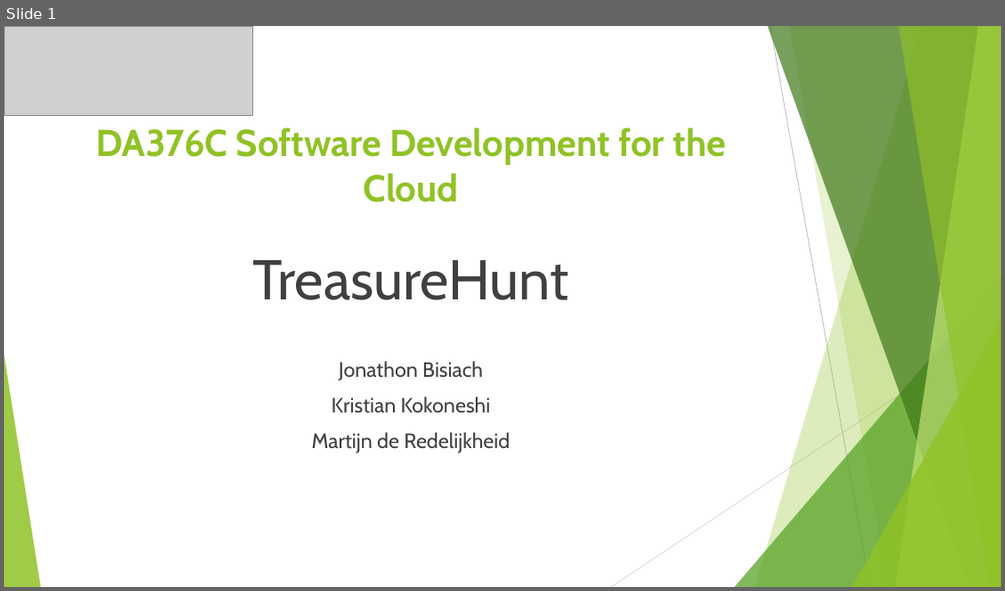
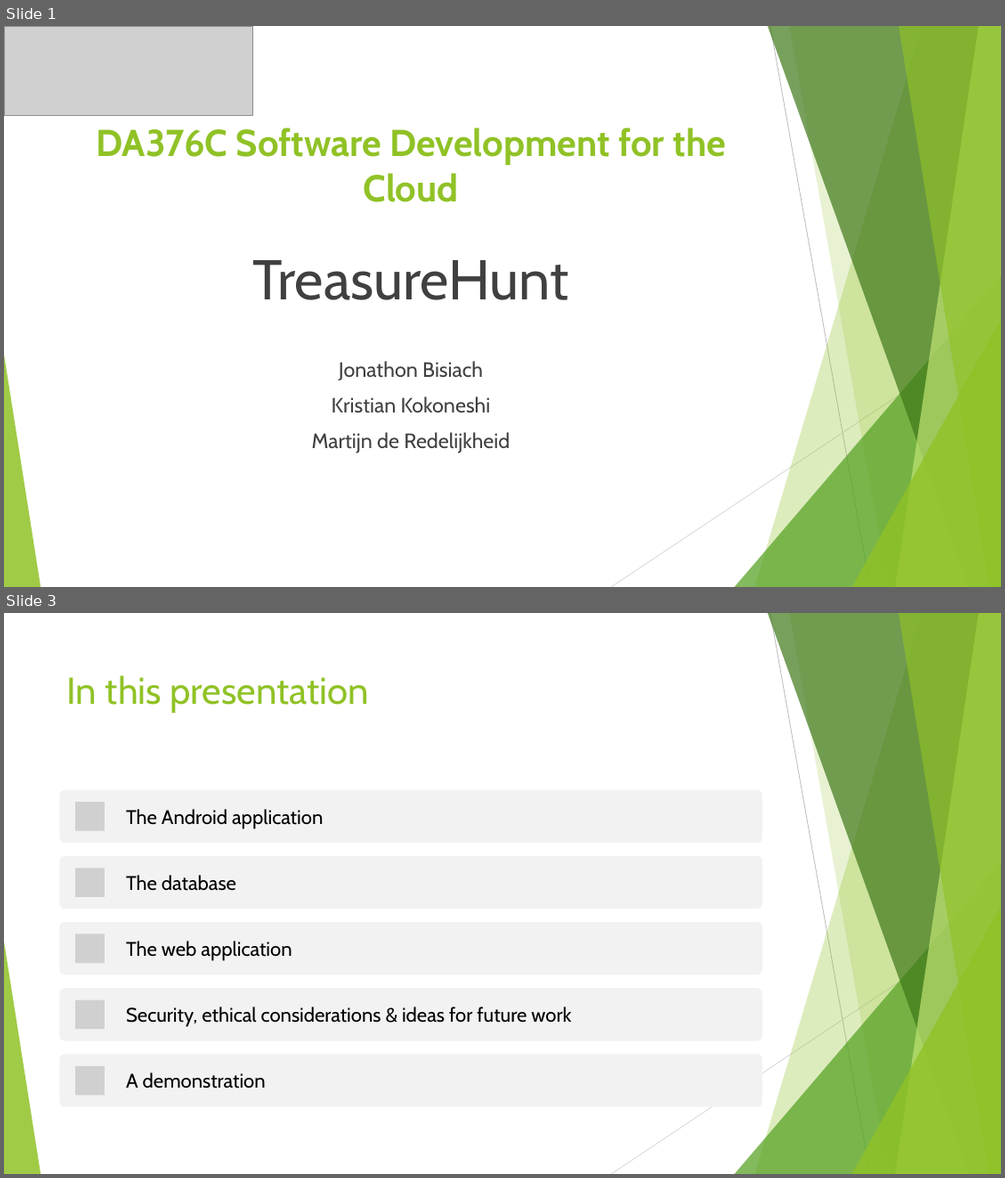
Before and after one commit to Martijn152/Cloud-Project-2020, a slide deck: Project report and presentation/TreasureHunt_Presentation.pptx. Shown one above the other, each under a label of ours: slide 1 before the commit, slides 1 and 3 after it; the slides between them are not shown. The pictures are 1005x591 and 1005x1178 pixels, drawn with LibreOffice and Linux fonts; fonts in the diff are those of the drawing; grey boxes stand for pictures. Boxes give left, top, right and bottom in pixels: in the first picture for what was removed or moved away, otherwise in the second. Text is boxed around its words. In the diff, an @@ line names an element or a change of style, - is before the commit and + after.

```diff
--- a/Project report and presentation/TreasureHunt_Presentation.pptx
+++ b/Project report and presentation/TreasureHunt_Presentation.pptx
@@ slide 3 added at (4, 613, 1001, 1174), background #FFFFFF; not listed: 10 template elements that a slide beside it also shows @@
@@ title added at (67, 675, 369, 713), 36 pt, text #90C226 @@
+In this presentation
@@ group added at (59, 790, 762, 1107): 5 rounded rectangles, 5 pictures, 5 texts @@
+The Android application
+The database
+The web application
+Security, ethical considerations & ideas for future work
+A demonstration
```
Also in this commit, not shown: 15 other slides added, 1 slide removed, 31 other files.
